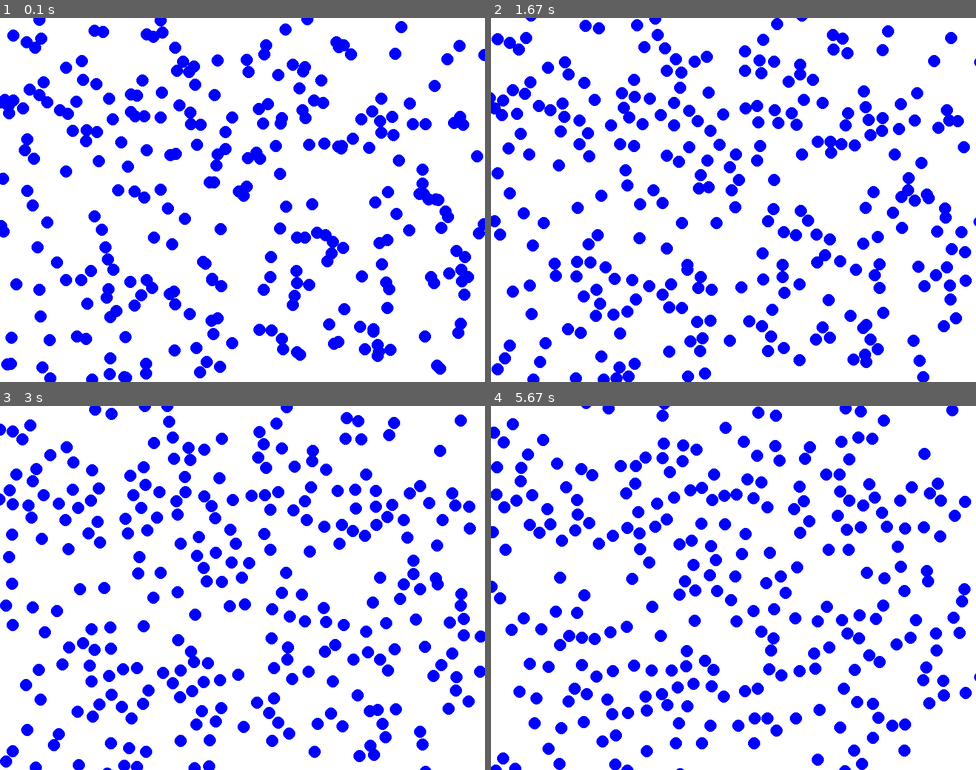
Above: before the commit, frames 1-4 (two rows, left to right).
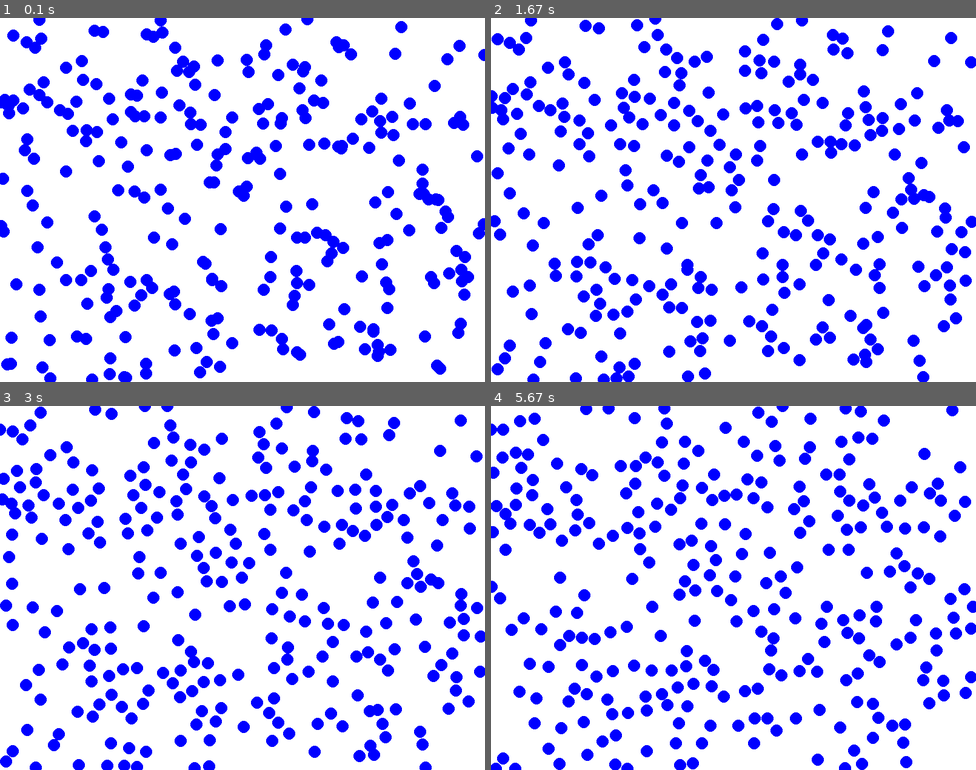
Above: after the commit, the same moments.

Repository: rafal-majewski/cellular-life-simulation
Game: pygame game, started from src/__main__.py
The game is run twice, just before and just after one commit, with the same random seed, the same clock (stepped at 60 frames per second) and the same inputs.
Inputs:
- Up to frame 1 (0.1 s): no input
- Up to frame 2 (1.67 s): no input
- Up to frame 3 (3 s): no input
- Up to frame 4 (5.67 s): tap Enter every 0.33 s from 3.33 to 5.33 s

The runs differ from the first frame. In frame 1, less than 0.1% of the frame differs, in the area x 67-70%, y 59-64%; in frame 2, 0.7%; in frame 3, 1.4%; in frame 4, 3.9%, in the area x 0-100%, y 0-100%.

Commit message:
temp world borders

Diff:
--- a/src/engine/physics/MovementResolver.py
+++ b/src/engine/physics/MovementResolver.py
@@ -1,4 +1,5 @@
 from src.engine.physics.CellView import CellView
+from src.utils.point2.FloatPoint2 import FloatPoint2
 import math
 
 
@@ -8,3 +9,13 @@
 		# parameterize the class
 		cellView.position += cellView.velocity * deltaTime
 		cellView.velocity *= math.pow(0.95, deltaTime)
+		# todo to remove:
+		# temp:
+		if cellView.position.x > 400.0:
+			cellView.velocity = FloatPoint2(-abs(cellView.velocity.x), cellView.velocity.y)
+		if cellView.position.x < -400:
+			cellView.velocity = FloatPoint2(abs(cellView.velocity.x), cellView.velocity.y)
+		if cellView.position.y > 300.0:
+			cellView.velocity = FloatPoint2(cellView.velocity.x, -abs(cellView.velocity.y))
+		if cellView.position.y < -300:
+			cellView.velocity = FloatPoint2(cellView.velocity.x, abs(cellView.velocity.y))
